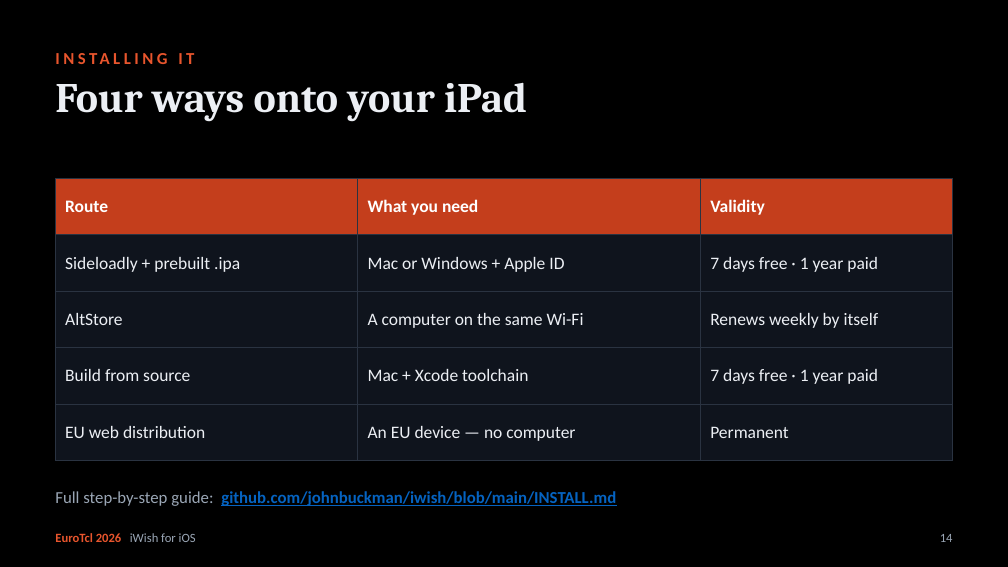
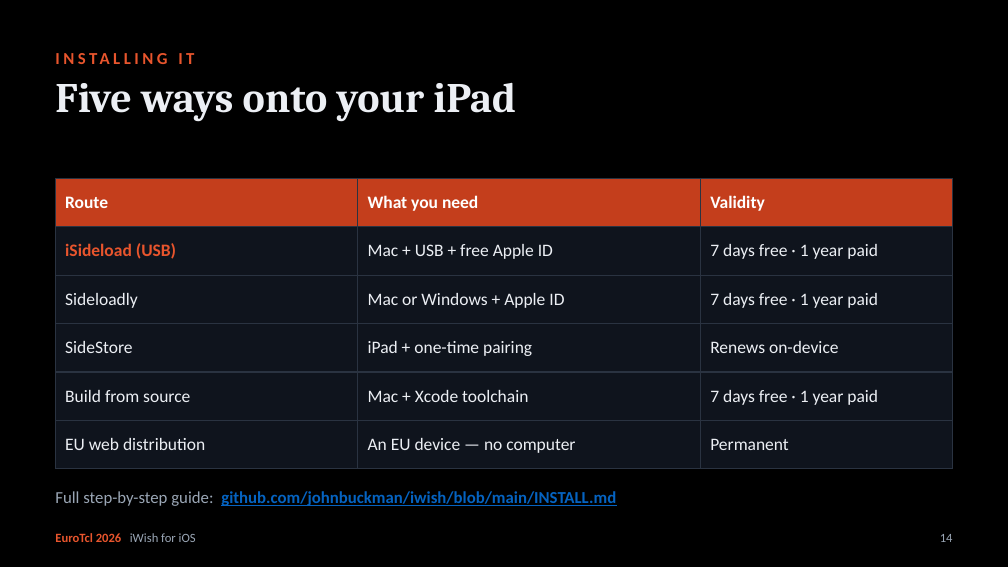
Before and after one commit to johnbuckman/iwish, a slide deck: slide 17 of iWish-for-iOS.pptx. Drawn at 1008x567 pixels with LibreOffice and Linux fonts; fonts in the diff are those of the drawing. Boxes give left, top, right and bottom in pixels: in the first picture for what was removed or moved away, otherwise in the second. Text is boxed around its words. In the diff, an @@ line names an element or a change of style, - is before the commit and + after.

```diff
--- a/iWish-for-iOS.pptx
+++ b/iWish-for-iOS.pptx
@@ text at [55, 82, 516, 122]: text changed @@
-Four ways onto your iPad
+Five ways onto your iPad
@@ table at [55, 178, 953, 457] @@
-row 2: Sideloadly + prebuilt .ipa | Mac or Windows + Apple ID | 7 days free · 1 year paid
-row 3: AltStore | A computer on the same Wi-Fi | Renews weekly by itself
+row 2: iSideload (USB) | Mac + USB + free Apple ID | 7 days free · 1 year paid
+row 3: Sideloadly | Mac or Windows + Apple ID | 7 days free · 1 year paid
+row 4: SideStore | iPad + one-time pairing | Renews on-device
```
Also in this commit, not shown: 6 other slides changed, 2 slides added, 3 other files.
